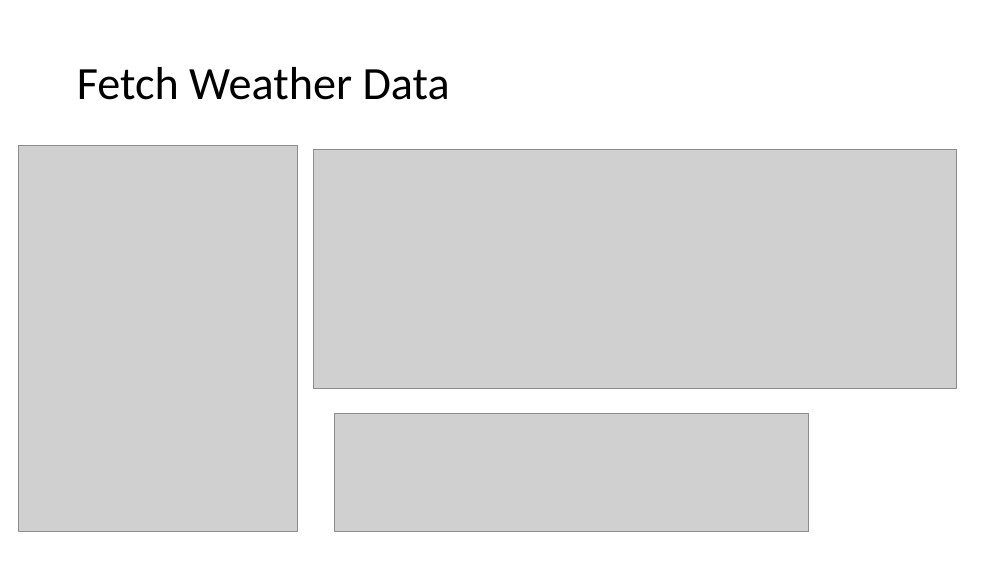
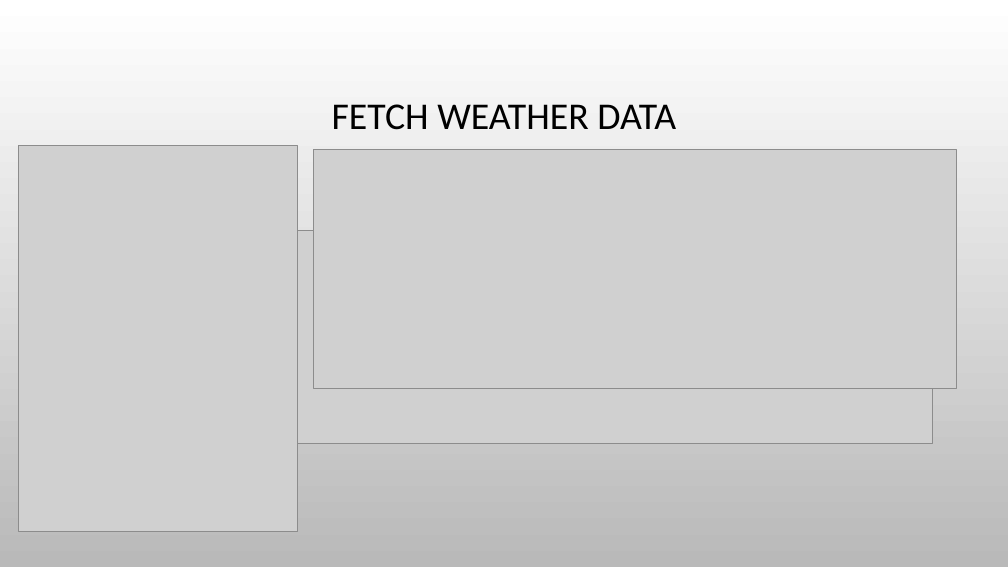
Before and after one commit to DFwJZ/weather_API, a slide deck: slide 6 of Brief_Walkthrough.pptx. Drawn at 1008x567 pixels with LibreOffice and Linux fonts; fonts in the diff are those of the drawing; grey boxes stand for pictures; background and template pictures are left out. Boxes give left, top, right and bottom in pixels: in the first picture for what was removed or moved away, otherwise in the second. Text is boxed around its words. In the diff, an @@ line names an element or a change of style, - is before the commit and + after.

```diff
--- a/Brief_Walkthrough.pptx
+++ b/Brief_Walkthrough.pptx
@@ background #FFFFFF to picture (left out) @@
@@ title at <box>332,104,676,130</box>: text changed; size 44 to 36 pt @@
-Fetch Weather Data
+FETCH WEATHER DATA
@@ picture: place and size @@
-picture at <box>334,414,808,532</box>
+picture at <box>76,231,932,443</box>
```
Also in this commit, not shown: 14 other slides changed, 1 slide added, 1 slide removed, 7 other files.
